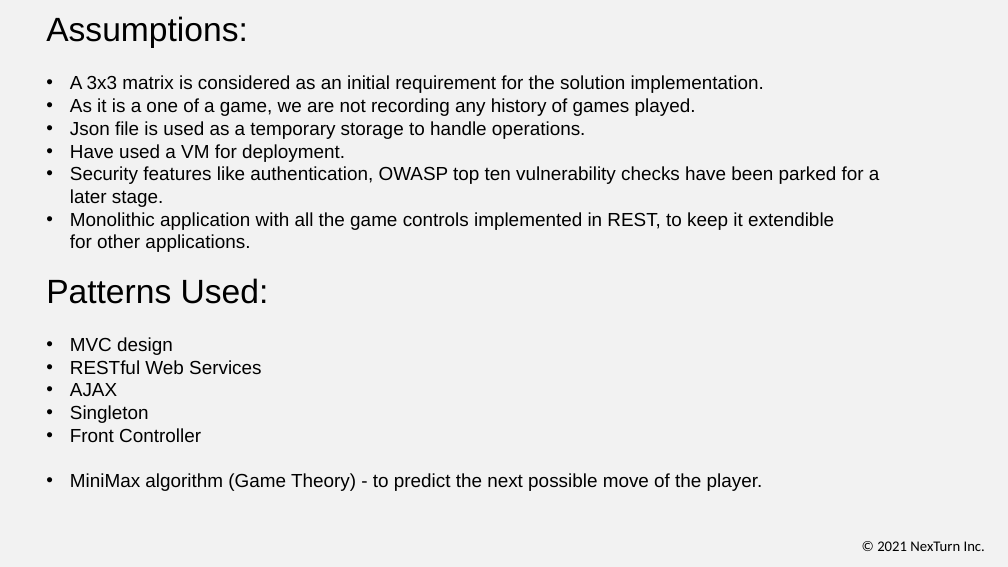
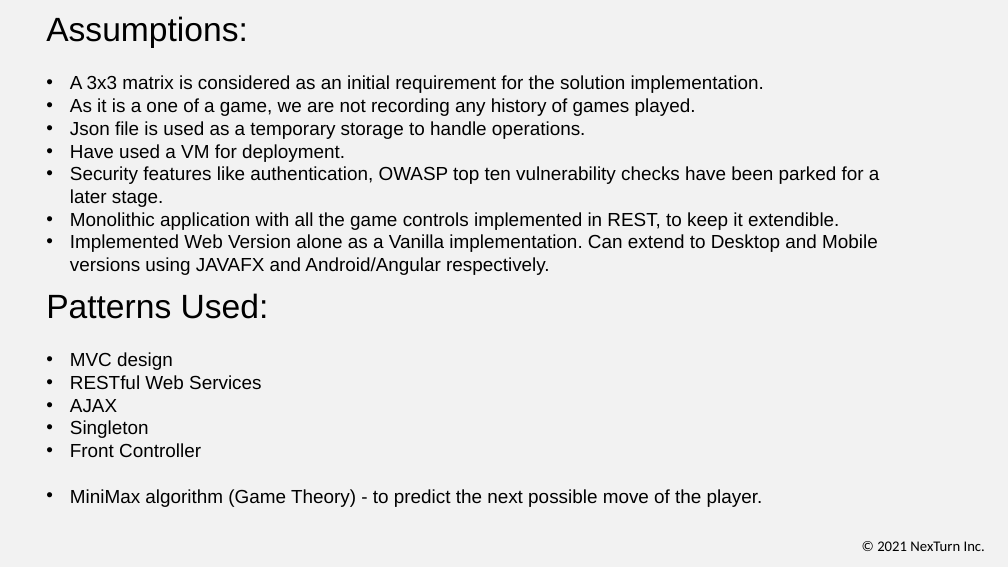
Before and after one commit to avisubbu/Tic-Tac-Toe, a slide deck: slide 3 of Tic-Tac-Toe.pptx. Drawn at 1008x567 pixels with LibreOffice and Linux fonts; fonts in the diff are those of the drawing. Boxes give left, top, right and bottom in pixels: in the first picture for what was removed or moved away, otherwise in the second. Text is boxed around its words. In the diff, an @@ line names an element or a change of style, - is before the commit and + after.

```diff
--- a/Tic-Tac-Toe.pptx
+++ b/Tic-Tac-Toe.pptx
@@ text at box(70, 212, 878, 275): text changed @@
-• Monolithic application with all the game controls implemented in REST, to keep it extendible for other applications.
+• Monolithic application with all the game controls implemented in REST, to keep it extendible.
+• Implemented Web Version alone as a Vanilla implementation. Can extend to Desktop and Mobile versions using JAVAFX and Android/Angular respectively.
@@ text "Patterns Used:": place and size @@
-text "Patterns Used:" at box(46, 278, 763, 491)
+text "Patterns Used:" at box(46, 293, 763, 507)
```
